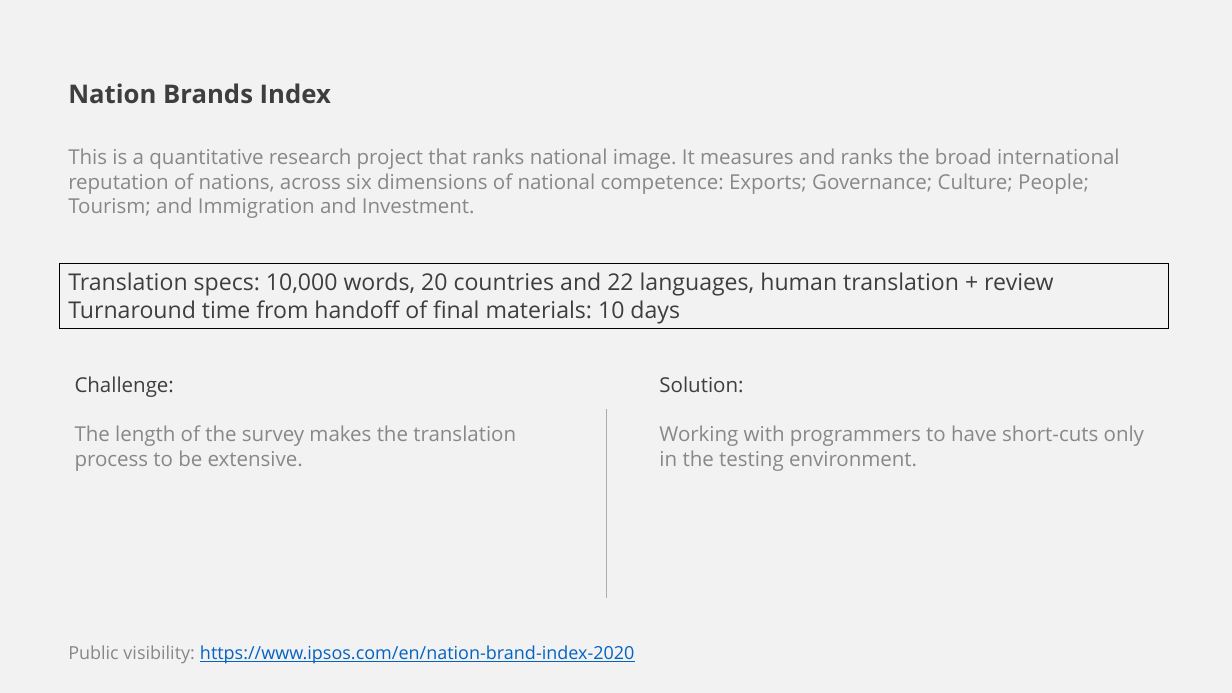
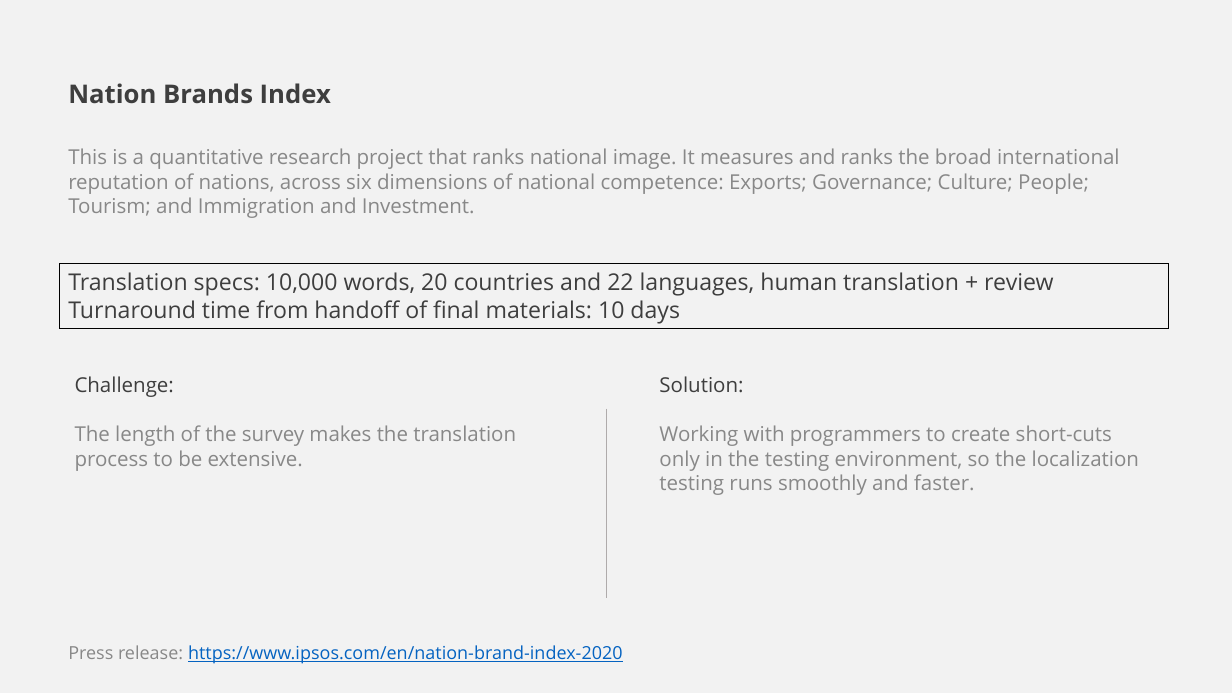
Before and after one commit to miriankimura/miriankimura, a slide deck: slide 1 of files/Nation Brands Index.pptx. Drawn at 1232x693 pixels with LibreOffice and Linux fonts; fonts in the diff are those of the drawing. Boxes give left, top, right and bottom in pixels: in the first picture for what was removed or moved away, otherwise in the second. Text is boxed around its words. In the diff, an @@ line names an element or a change of style, - is before the commit and + after.

```diff
--- a/files/Nation Brands Index.pptx
+++ b/files/Nation Brands Index.pptx
@@ text at [659, 425, 1139, 495]: text changed @@
-Working with programmers to have short-cuts only in the testing environment.
+Working with programmers to create short-cuts only in the testing environment, so the localization testing runs smoothly and faster.
@@ text at [68, 645, 623, 664]: text changed @@
-Public visibility: https://www.ipsos.com/en/nation-brand-index-2020
+Press release: https://www.ipsos.com/en/nation-brand-index-2020
```
Also in this commit, not shown: 2 other files.
